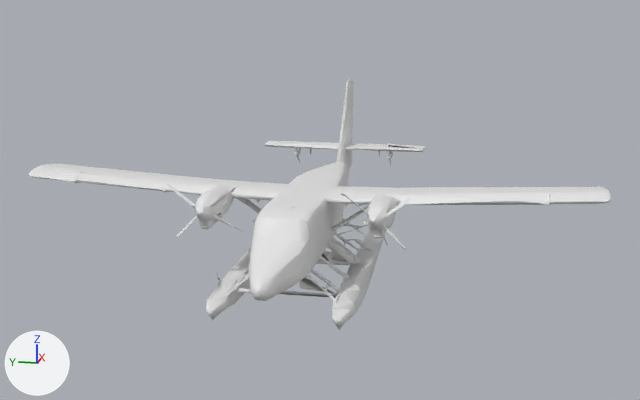
One commit to the glTF model models/plane.glb: the scene before it, then after it.
Rendered twice from a 50 mm lens placed at (-2.934, -0.598, 0.688), pointed at (-0.013, -0.014, -0.042). Arrows for +X, +Y and +Z are at lower left; the lights stay in place. The older version comes first. Where no turn or scale is listed for an object, it has been applied to the vertices.

The first picture shows 'low_poly_unwrapped'.
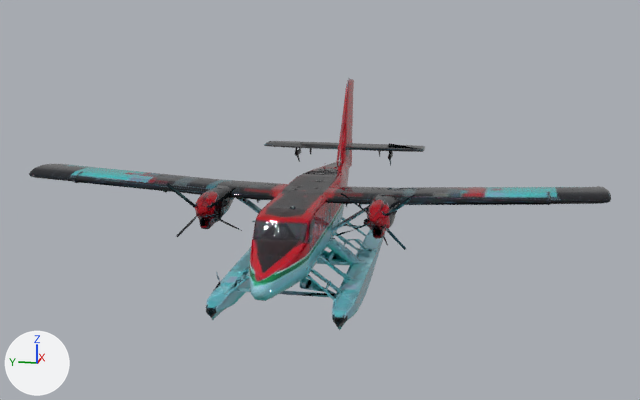
Where the newer file only moved an object's origin or applied its transform, the numbers keep the older frame.

What differs and where, as boxes (x1, y1, x2, y2) in the pictures (640 x 400 px):
'low_poly_unwrapped', recoloured (darker)
    both: (29, 77, 611, 330)

The change, as a diff of the scene's bpy script:
```diff
--- a/models/plane.glb.py
+++ b/models/plane.glb.py
@@ img_normal @@
+img_normal = load_image('normal', '_unpacked/normal', 512, 512, 'Non-Color')
@@ img_image_0 @@
+img_image_0 = load_image('Image_0', '_unpacked/Image_0', 1024, 1024, 'sRGB')
@@ img_image_1 @@
+img_image_1 = load_image('Image_1', '_unpacked/Image_1', 1024, 1024, 'Non-Color')
@@ mat_material_0 @@
+mat_material_0 = bpy.data.materials.new('Material_0')
+# uses the picture img_image_0
+# uses the picture img_image_1
+# uses the picture img_normal
@@ me_low_poly_unwrapped @@
 me_low_poly_unwrapped.from_pydata(...)  # 2135 vertices, 4323 faces; spans x -0.78..0.78, y -0.95..0.95, z -0.29..0.31
+me_low_poly_unwrapped.materials.append(mat_material_0)
```
